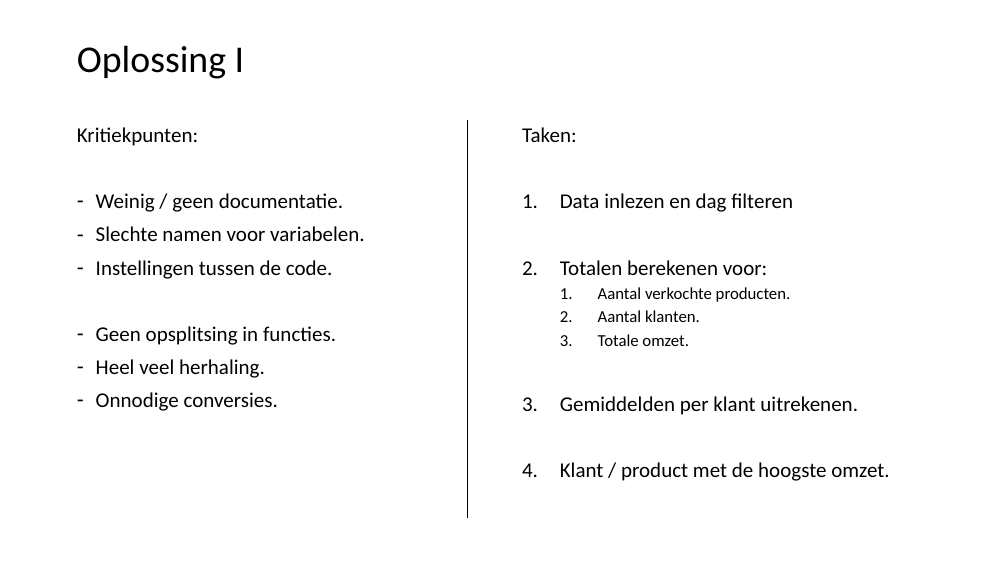
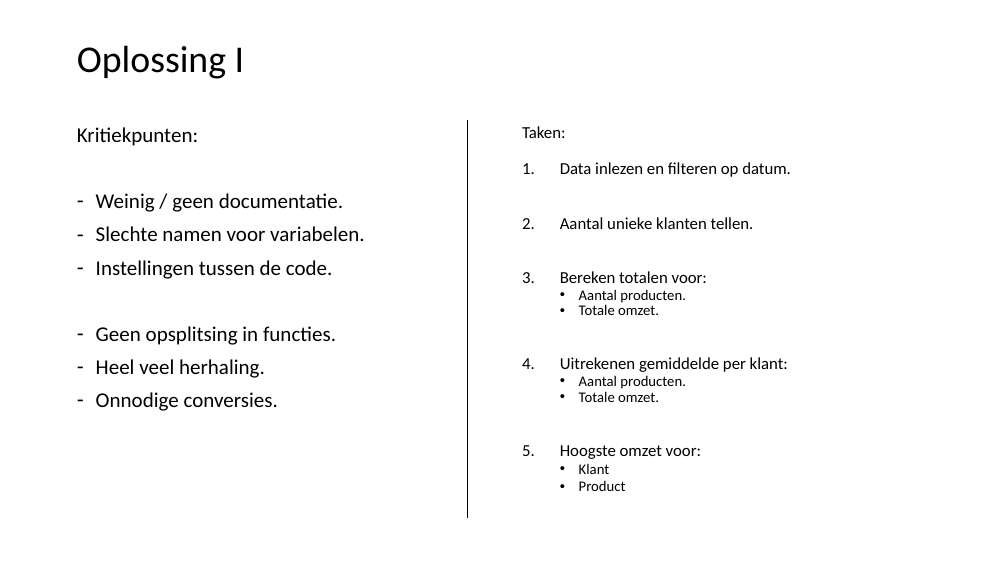
Before and after one commit to LFKoning/knowledge-sharing, a slide deck: slide 22 of python_trainees/2_production_code/python_traineeship_2.pptx (slide 21 before the commit). Drawn at 1008x567 pixels with LibreOffice and Linux fonts; fonts in the diff are those of the drawing. Boxes give left, top, right and bottom in pixels: in the first picture for what was removed or moved away, otherwise in the second. Text is boxed around its words. In the diff, an @@ line names an element or a change of style, - is before the commit and + after.

```diff
--- a/python_trainees/2_production_code/python_traineeship_2.pptx
+++ b/python_trainees/2_production_code/python_traineeship_2.pptx
@@ text at <box>522,126,659,315</box>: size 20 to 16 pt in "Taken:"; size 16 to 14 pt in "Totale omzet."; less space between paragraphs; bullet 1. to • @@
@@ text at <box>560,162,791,456</box>: text changed; size 20 to 16 pt @@
-1. Data inlezen en dag filteren
-2. Totalen berekenen voor:
-  1. Aantal verkochte producten.
-  2. Aantal klanten.
+1. Data inlezen en filteren op datum.
+2. Aantal unieke klanten tellen.
+3. Bereken totalen voor:
+  • Aantal producten.
@@ text at <box>579,375,686,491</box>: text changed; size 20 to 16 pt @@
-3. Gemiddelden per klant uitrekenen.
-4. Klant / product met de hoogste omzet.
+4. Uitrekenen gemiddelde per klant:
+  • Aantal producten.
+  • Totale omzet.
+5. Hoogste omzet voor:
+  • Klant
+  • Product
```
Also in this commit, not shown: 30 other slides changed, 3 slides added, 1 slide removed, 12 other files.
